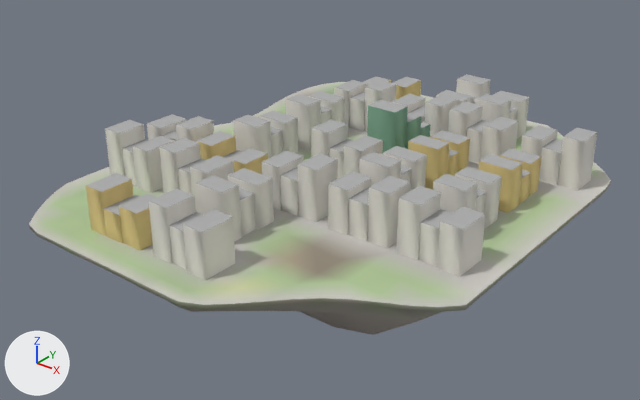
The glTF model godot_project/remake/sky/islands/SKY-013.lod1.glb: old version first, new version second.
One viewpoint serves both versions: a 50 mm lens placed at (196.0, -261.0, 147.0), pointed at (-6.0, -9.0, -9.0). Lighting does not change. The marker at lower left points along +X, +Y and +Z. The older version comes first.

The scene before the commit, as lines of its bpy script (objects in view):
```python
me_buildings = bpy.data.meshes.new('buildings')
me_buildings.from_pydata(...)  # 598 vertices, 750 faces; spans x -74.0..79.0, y -93.0..90.0, z 0.0..27.0
me_buildings.materials.append(mat_sky_lod_bldg)
me_deck = bpy.data.meshes.new('deck')
me_deck.from_pydata(...)  # 279 vertices, 481 faces; spans x -82.0..86.0, y -107.0..104.0, z -2.0..0.0
me_deck.materials.append(mat_sky_deck)
me_rock = bpy.data.meshes.new('rock')
me_rock.from_pydata(...)  # 231 vertices, 385 faces; spans x -82.0..86.0, y -107.0..104.0, z -40.0..0.0
me_rock.materials.append(mat_sky_rock)
ob_buildings = bpy.data.objects.new('buildings', me_buildings)
ob_buildings.location = (0.0, 0.0, 0.0)
ob_deck = bpy.data.objects.new('deck', me_deck)
ob_deck.location = (0.0, 0.0, 0.0)
ob_rock = bpy.data.objects.new('rock', me_rock)
ob_rock.location = (0.0, 0.0, 0.0)
```
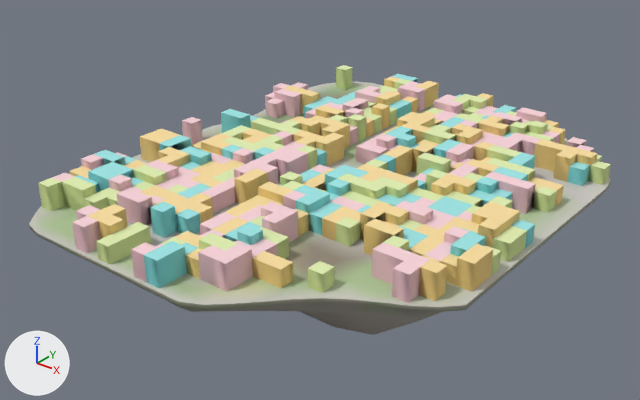
Changed parts and their boxes (x1, y1, x2, y2) in the pictures (640 x 400 px):
'warren_hull', added
    after: (38, 65, 611, 303)
'buildings', deleted
    before: (86, 74, 598, 280)

Edits to the bpy script that builds the scene:
```text
Add me_warren_hull:
    me_warren_hull.from_pydata(...)  # 1542 vertices, 3410 faces; spans x -78.0..84.0, y -105.0..99.0, z 0.0..10.0
    me_warren_hull.materials.append(mat_sky_lod_bldg)
Remove ob_buildings:
    ob_buildings = bpy.data.objects.new('buildings', me_buildings)
    ob_buildings.location = (0.0, 0.0, 0.0)
Add ob_warren_hull:
    ob_warren_hull = bpy.data.objects.new('warren_hull', me_warren_hull)
    ob_warren_hull.location = (0.0, 0.0, 0.0)
```
